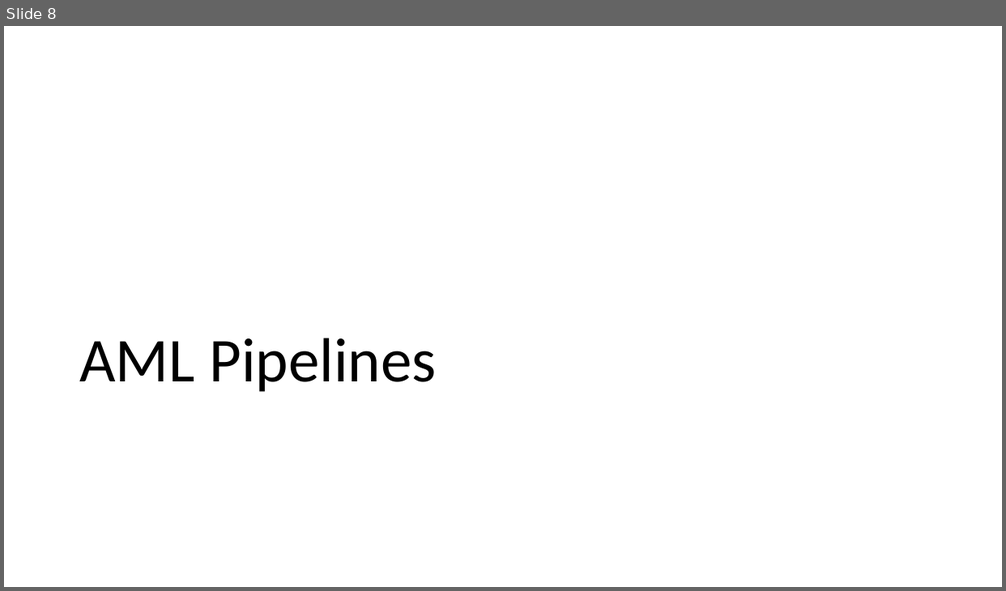
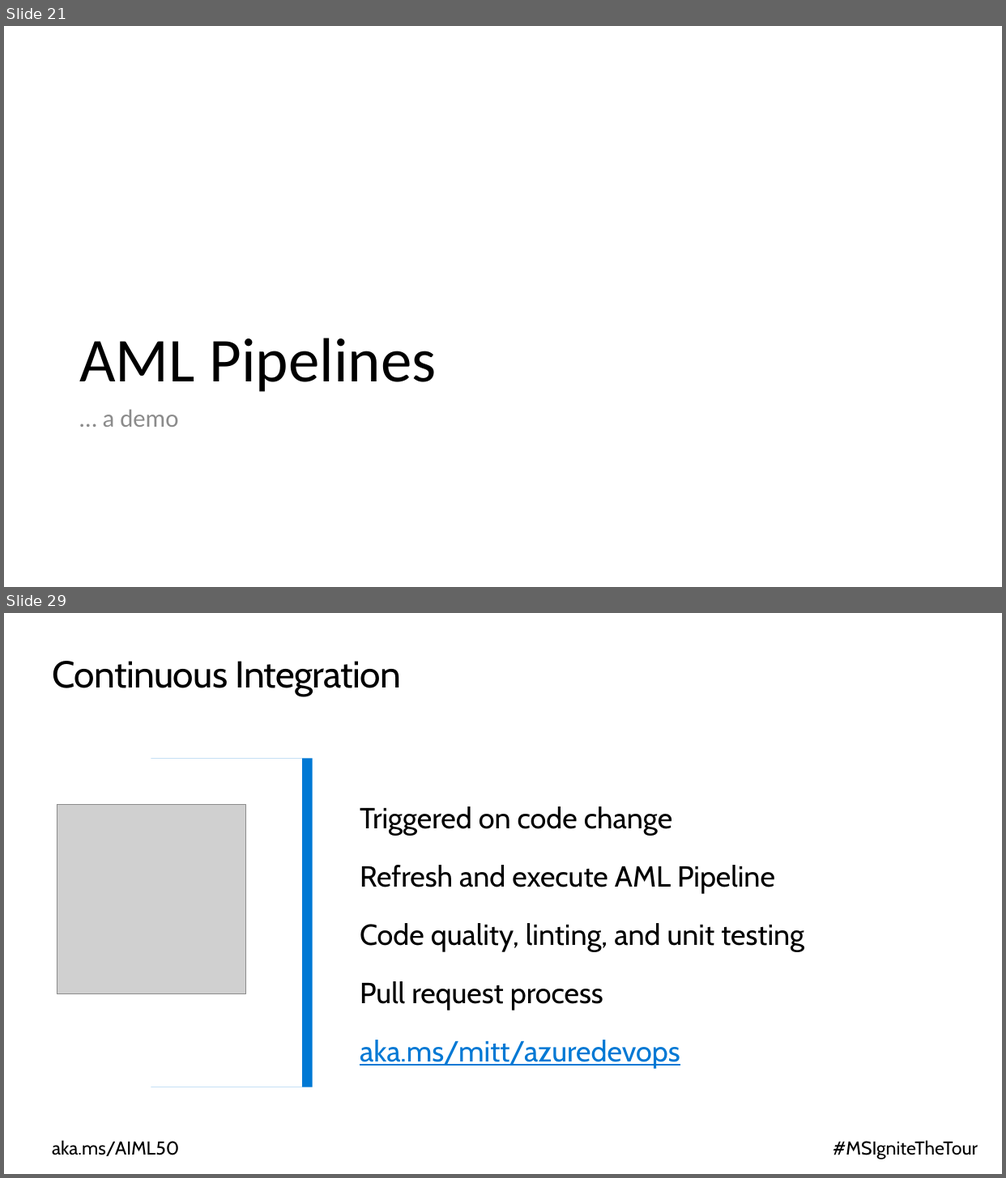
Before and after one commit to cloudscaleml/workshop, a slide deck: powerpoint/MLOps.pptx. Shown one above the other, each under a label of ours: slide 8 before the commit, slides 21 and 29 after it; the slides between them are not shown. The pictures are 1006x591 and 1006x1178 pixels, drawn with LibreOffice and Linux fonts; fonts in the diff are those of the drawing; grey boxes stand for pictures; background and template pictures are left out. Boxes give left, top, right and bottom in pixels: in the first picture for what was removed or moved away, otherwise in the second. Text is boxed around its words. In the diff, an @@ line names an element or a change of style, - is before the commit and + after.

```diff
--- a/powerpoint/MLOps.pptx
+++ b/powerpoint/MLOps.pptx
@@ slide 29 added at (4, 613, 1002, 1174), background #FFFFFF @@
@@ title added at (52, 661, 401, 696), 36 pt, text #000000 @@
+Continuous Integration
@@ rectangle added at (4, 758, 302, 1088), fill #FFFFFF @@
@@ rectangle added at (151, 758, 313, 1088), fill #0078D4 @@
@@ picture added at (57, 806, 246, 995) @@
@@ text added at (360, 807, 804, 1069), 28 pt, text #000000 @@
+Triggered on code change
+Refresh and execute AML Pipeline
+Code quality, linting, and unit testing
+Pull request process
+aka.ms/mitt/azuredevops
@@ text added at (52, 1140, 179, 1157), 18 pt, text #000000 @@
+aka.ms/AIML50
@@ text added at (833, 1140, 978, 1160), 18 pt, text #000000 @@
+#MSIgniteTheTour
@@ what was slide 8 is now slide 21 @@
@@ slide 21 changed as well @@
@@ text added at (103, 409, 178, 427), 24 pt, text #8C8C8C @@
+… a demo
```
Also in this commit, not shown: 34 other slides added, 15 slides removed.
